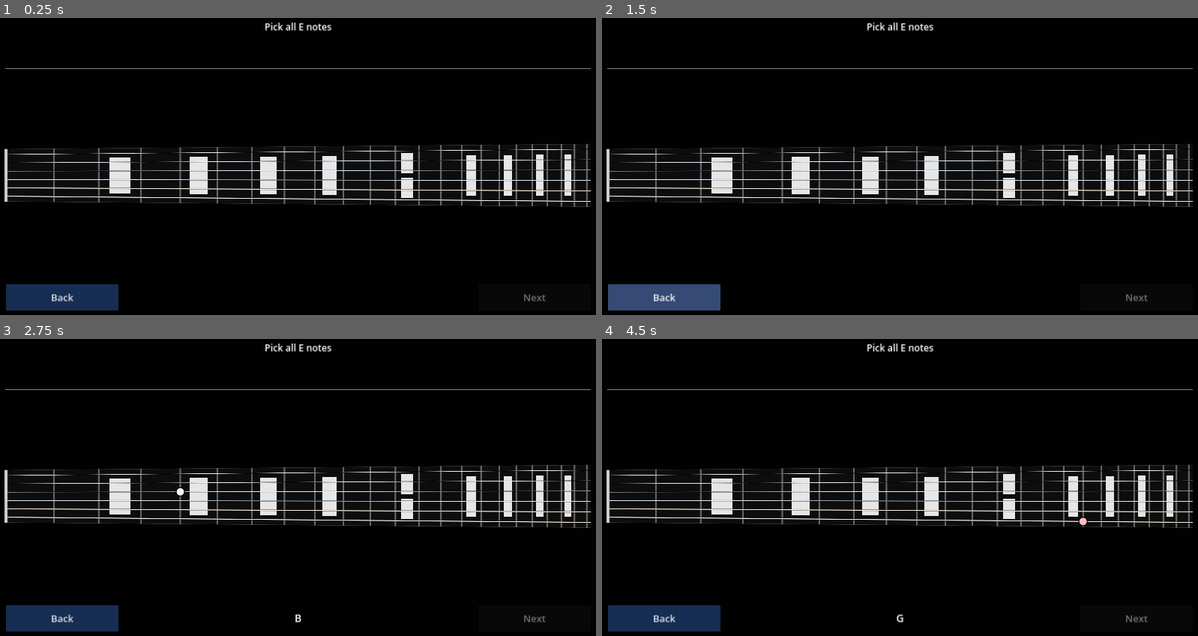
Above: before the commit, frames 1-4 (two rows, left to right).
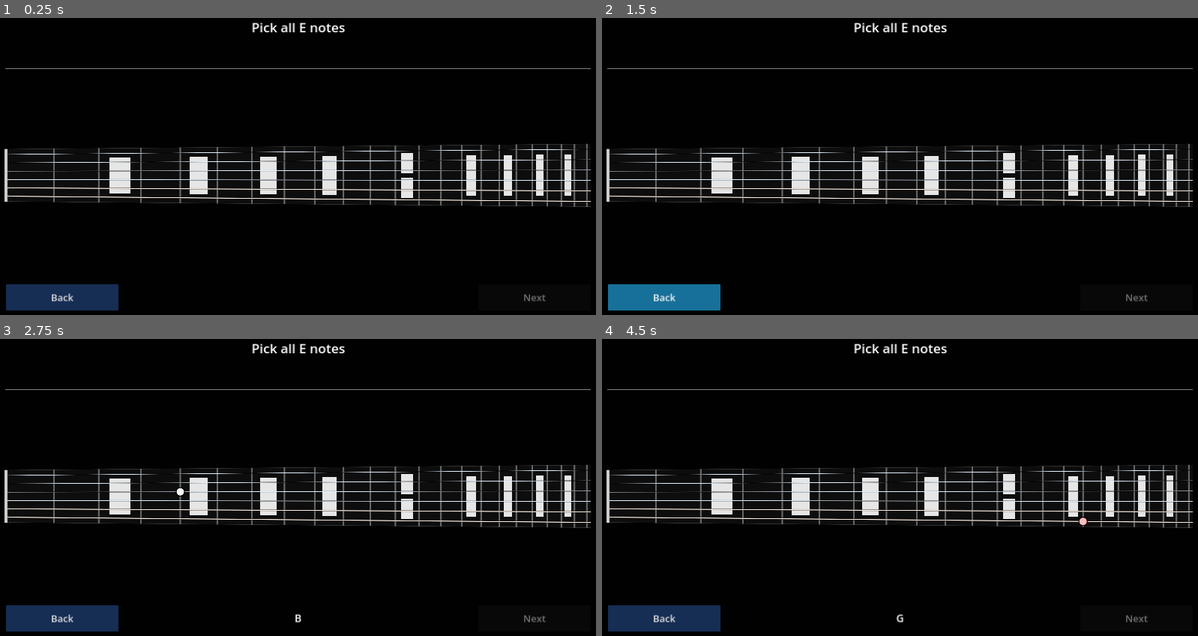
Above: after the commit, the same moments.

Repository: alexander-smoktal/guitar-master
Game: Godot game, scene res://Scenes/FretboardScene.tscn
Same seed, same stepped clock (60 frames per second), same inputs: the game is played once before the commit and once after it.
Inputs (mouse positions are in pixels of both pictures, inside the frame that each line leads up to):
- Up to frame 1 (0.25 s): no input
- Up to frame 2 (1.5 s): tap Enter at 0.5 s; move the mouse to (1031, 133) at 0.52 s; click (1031, 133) at 0.67 s; click "Back" at 1.25 s
- Up to frame 3 (2.75 s): tap Space at 2 s; move the mouse to (178, 487) at 2.02 s; click (178, 487) at 2.17 s
- Up to frame 4 (4.5 s): tap Enter at 2.75, 4.25 s; move the mouse to (959, 395) at 2.77 s; click (959, 395) at 2.92 s; tap Space at 3.5 s; move the mouse to (870, 537) at 3.52 s; click (870, 537) at 3.67 s; move the mouse to (1078, 520) at 4.27 s; click (1078, 520) at 4.42 s

The runs differ from the first frame. In frame 1, 0.3% of the frame differs, in the area x 42-58%, y 1-5%; in frame 2, 1.9%, in the area x 1-58%, y 1-99%; in frame 3, 0.3%; in frame 4, 0.3%.

Commit message:
Minor theme fix

Diff:
--- a/Scenes/FretboardScene.tscn
+++ b/Scenes/FretboardScene.tscn
@@ -31,7 +31,7 @@
 layout_mode = 2
 size_flags_vertical = 3
 size_flags_stretch_ratio = 3.0
-theme_override_font_sizes/font_size = 25
+theme_override_font_sizes/font_size = 35
 text = "PICK_A_NOTE"
 horizontal_alignment = 1
 vertical_alignment = 1
--- a/Theme.tres
+++ b/Theme.tres
@@ -5,7 +5,7 @@
 content_margin_top = 4.0
 content_margin_right = 4.0
 content_margin_bottom = 4.0
-bg_color = Color(0.345098, 0.486275, 0.768627, 0.6)
+bg_color = Color(0.141176, 0.729412, 1, 0.6)
 corner_radius_top_left = 3
 corner_radius_top_right = 3
 corner_radius_bottom_right = 3
@@ -29,7 +29,7 @@
 content_margin_top = 4.0
 content_margin_right = 4.0
 content_margin_bottom = 4.0
-bg_color = Color(0, 0.184314, 0.470588, 0.6)
+bg_color = Color(0.0705882, 0.145098, 0.309804, 0.6)
 corner_radius_top_left = 3
 corner_radius_top_right = 3
 corner_radius_bottom_right = 3
Not shown, added: I13n/Ukrainian.po
